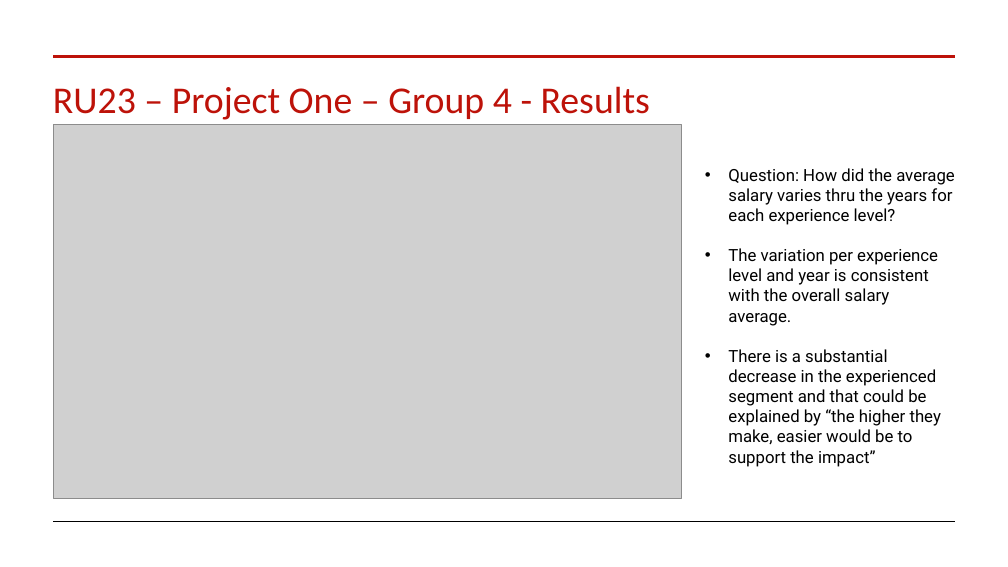
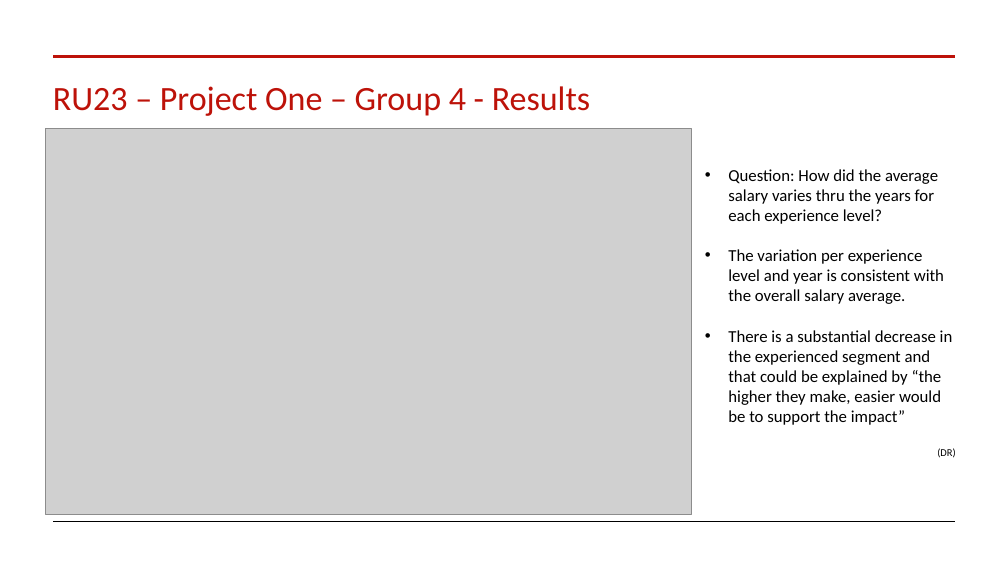
Before and after one commit to joseeneas/RB_Module_08_Project_01, a slide deck: slide 8 of rut23-project-one/ProjectOne-Group4-ProjectResults.pptx. Drawn at 1008x567 pixels with LibreOffice and Linux fonts; fonts in the diff are those of the drawing; grey boxes stand for pictures. Boxes give left, top, right and bottom in pixels: in the first picture for what was removed or moved away, otherwise in the second. Text is boxed around its words. In the diff, an @@ line names an element or a change of style, - is before the commit and + after.

```diff
--- a/rut23-project-one/ProjectOne-Group4-ProjectResults.pptx
+++ b/rut23-project-one/ProjectOne-Group4-ProjectResults.pptx
@@ title "RU23 – Project One – ..." at bbox=[53, 86, 590, 116]: size 36 to 32.4 pt @@
@@ picture: place and size @@
-picture at bbox=[54, 125, 682, 499]
+picture at bbox=[45, 129, 691, 514]
@@ text at bbox=[728, 169, 953, 425]: font Roboto to Calibri @@
@@ text at bbox=[937, 448, 955, 458]: paragraph added @@
+(DR)
```
Also in this commit, not shown: 6 other slides changed, 2 slides added.
